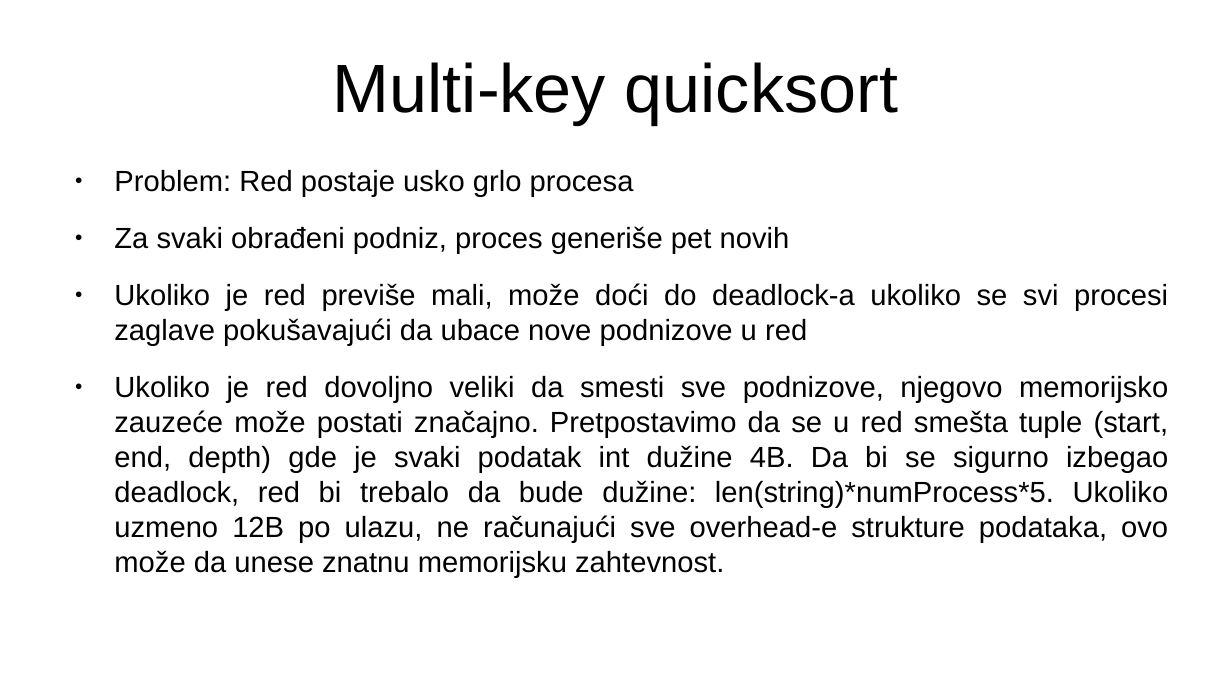
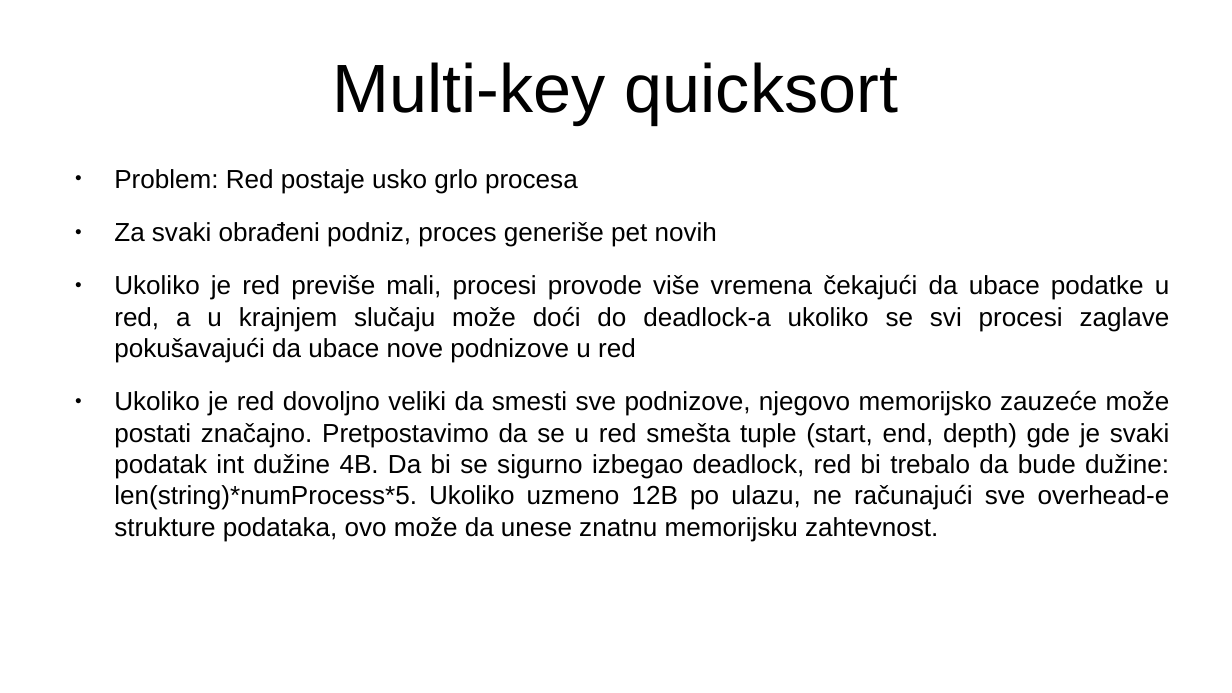
Before and after one commit to MalovicAleksandar/gi2022-ma213375m-projzad4, a slide deck: slide 36 of prezentacija.pptx (slide 35 before the commit). Drawn at 1232x693 pixels with LibreOffice and Linux fonts; fonts in the diff are those of the drawing. Boxes give left, top, right and bottom in pixels: in the first picture for what was removed or moved away, otherwise in the second. Text is boxed around its words. In the diff, an @@ line names an element or a change of style, - is before the commit and + after.

Commit message:
Finish presentation

```diff
--- a/prezentacija.pptx
+++ b/prezentacija.pptx
@@ text at (114,169,1170,542): size 18.8 to 16.8 pt in "Problem: Red postaje usko grlo procesa", "Za svaki obrađeni podniz, proces generiše pet ...", "Ukoliko je red dovoljno veliki da smesti ..." @@
@@ text at (114,274,1170,363): text changed; size 18.8 to 16.8 pt @@
-● Ukoliko je red previše mali, može doći do deadlock-a ukoliko se svi procesi zaglave pokušavajući da ubace nove podnizove u red
+● Ukoliko je red previše mali, procesi provode više vremena čekajući da ubace podatke u red, a u krajnjem slučaju može doći do deadlock-a ukoliko se svi procesi zaglave pokušavajući da ubace nove podnizove u red
```
Also in this commit, not shown: 16 other slides changed, 4 slides added.
